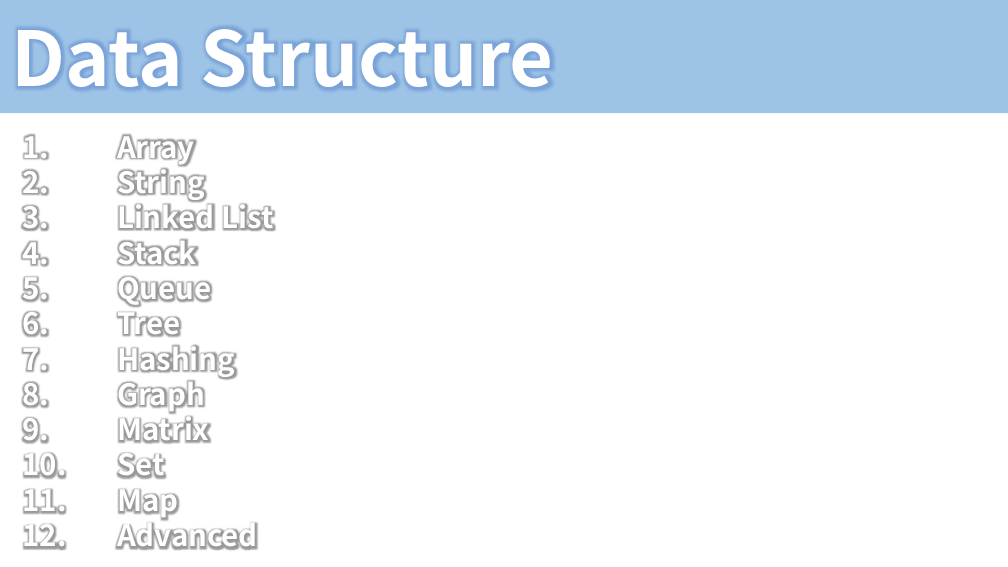
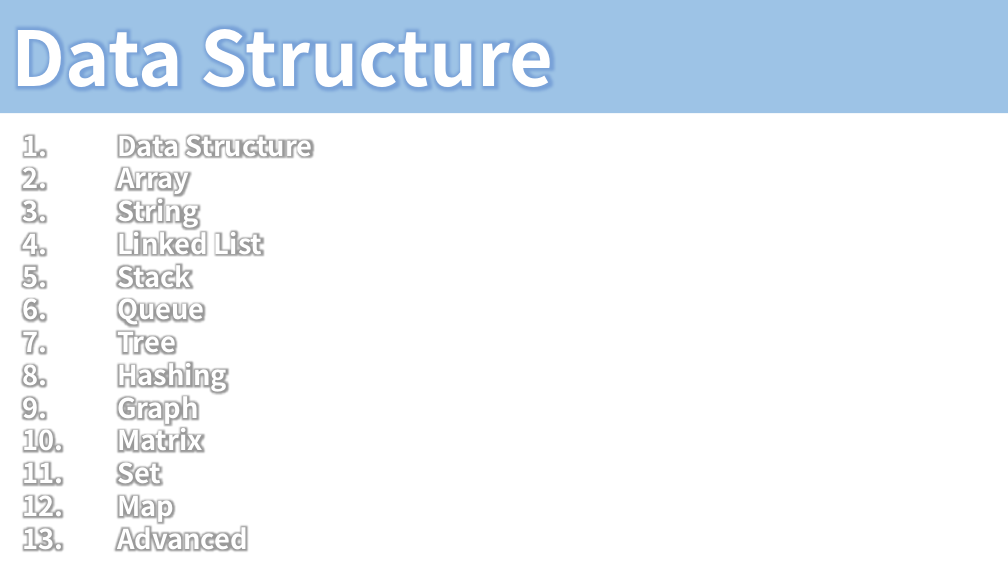
Before and after one commit to seonghokim/Study, a slide deck: slide 2 of Algorithm in c.pptx. Drawn at 1008x567 pixels with LibreOffice and Linux fonts; fonts in the diff are those of the drawing. Boxes give left, top, right and bottom in pixels: in the first picture for what was removed or moved away, otherwise in the second. Text is boxed around its words. In the diff, an @@ line names an element or a change of style, - is before the commit and + after.

```diff
--- a/Algorithm in c.pptx
+++ b/Algorithm in c.pptx
@@ text at (x1=117, y1=134, x2=312, y2=158): paragraph added @@
+1. Data Structure
@@ text at (x1=117, y1=167, x2=262, y2=551): size 28 to 26 pt in "Array", "String", "Linked List", "Stack" and 8 more places @@
```
Also in this commit, not shown: 2 slides added, 1 other file.
